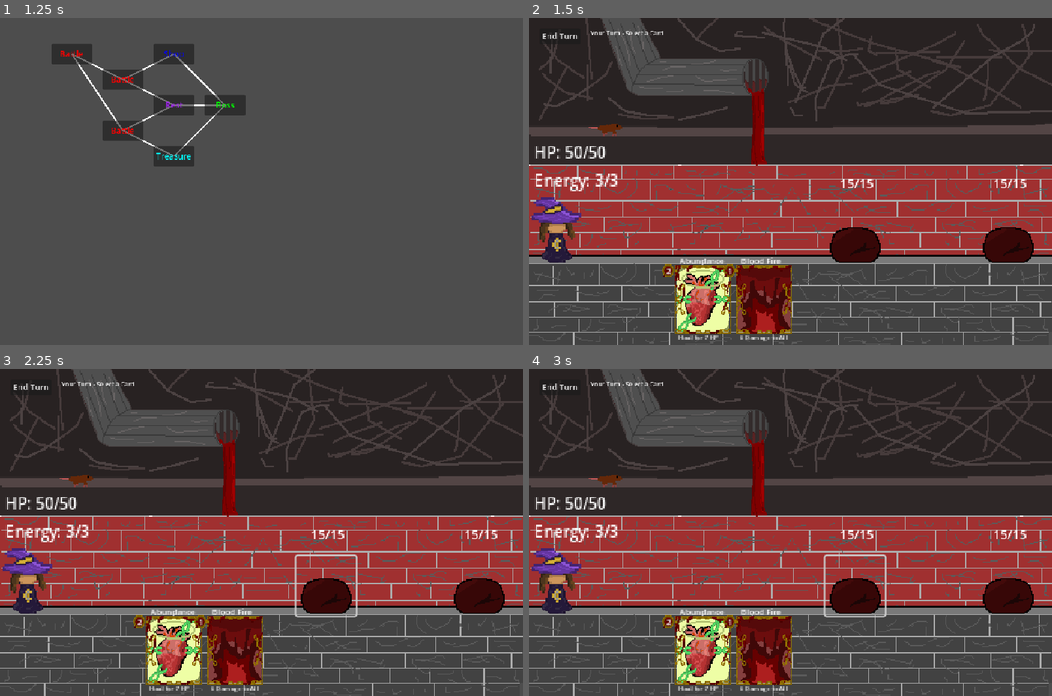
Above: before the commit, frames 1-4 (two rows, left to right).
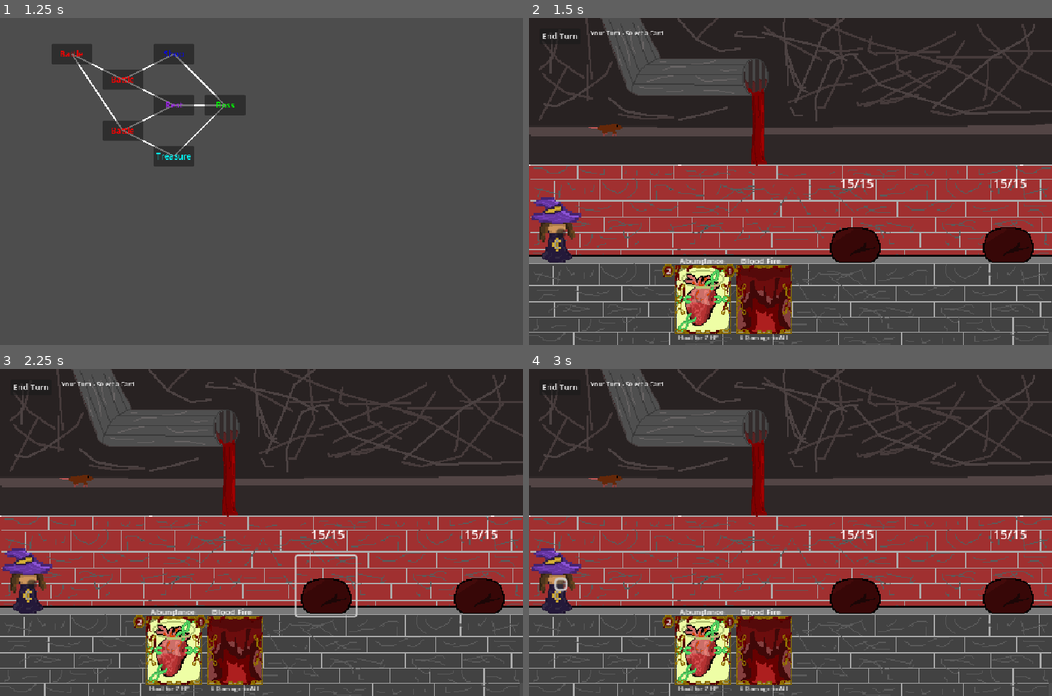
Above: after the commit, the same moments.

Repository: SirWadles/Untitled-Deck-Builder
Game: Godot game, scene res://scenes/main_menu.tscn
The game is run twice, just before and just after one commit, with the same random seed, the same clock (stepped at 60 frames per second) and the same inputs. Sound files missing from this copy of the repository are replaced by a short silence.
Inputs (mouse positions are in pixels of both pictures, inside the frame that each line leads up to):
- Up to frame 1 (1.25 s): click "Start" at 0.5 s
- Up to frame 2 (1.5 s): click "Battle" at 1.25 s
- Up to frame 3 (2.25 s): click (324, 584) at 2.02 s
- Up to frame 4 (3 s): click (560, 584) at 2.77 s

Frame 1 is identical in both runs. In frame 2, 0.6% of the frame differs, in the area x 1-18%, y 39-68%; in frame 3, 0.6%; in frame 4, 1.0%, in the area x 1-69%, y 39-76%.
Error after the commit: Trying to assign value of type 'enemy_database.gd' to a variable of type 'player_database.gd'. (res://scripts/player.gd:15)

Commit message:
Map (WIP5)
Player data is being worked on still to be global

Diff:
--- a/scenes/battle/player.tscn
+++ b/scenes/battle/player.tscn
@@ -22,3 +22,7 @@
 offset_right = 20.0
 offset_bottom = -30.0
 theme_override_font_sizes/font_size = 14
+
+[node name="TargetButton" type="Button" parent="."]
+offset_right = 8.0
+offset_bottom = 8.0
--- a/scripts/battle_system.gd
+++ b/scripts/battle_system.gd
@@ -172,12 +172,27 @@
 			all_defeated = false
 			break
 	if all_defeated:
+		var player_data = get_node("/root/PlayerDatabase")
+		player_data.add_gold(25)
 		music_player.stop()
 		win_label.visible = true
 		win_song.play()
 		print("Win")
 		await  get_tree().create_timer(5.0).timeout
 		get_tree().call_deferred("change_scene_to_file", "res://scenes/map.tscn")
+	else:
+		var player_data = get_node("/root/PlayerDatabase")
+		if player_data.current_health <= 0:
+			music_player.stop()
+			lose_label.visible = true
+			lose_song.play()
+			await get_tree().create_timer(10.0).timeout
+			game_over()
+
+func game_over():
+	var player_data = get_node("/root/PlayerDatabase")
+	player_data.reset_to_default()
+	get_tree().call_deferred("change_scene_to_file", "res://scenes/main_menu.tscn")
 
 func end_turn():
 	if current_state == BattleState.PLAYER_TURN:
@@ -193,12 +208,7 @@
 			player.take_damage(enemy.damage)
 			print(enemy.enemy_name + "attack for " + str(enemy.damage))
 	await get_tree().create_timer(1.0).timeout
-	if player.current_health <= 0:
-		music_player.stop()
-		lose_label.visible = true
-		lose_song.play()
-	else:
-		start_player_turn()
+	start_player_turn()
 
 func play_area_attack(card: Card):
 	if card and player.can_play_card(card.card_data.cost):
--- a/scripts/map.gd
+++ b/scripts/map.gd
@@ -3,6 +3,7 @@
 
 @onready var map_nodes: Node2D = $MapNodes
 @onready var path_lines: Node2D = $PathLines
+@onready var ui: Control = $UI
 
 var current_node: MapNode = null
 var player_path: Array[String] = []
@@ -80,7 +81,22 @@
 
 func show_rest_screen():
 	print("Rest")
+	var player_data = get_node("/root/PlayerDatabase")
+	player_data.full_heal()
+	if ui and ui.has_method("show_rest_message"):
+		ui.show_rest_message("Rested and recovered all yout health!")
 	await  get_tree().create_timer(2.0).timeout
+	if get_tree() != null:
+		get_tree().call_deferred("change_scene_to_file", "res://scenes/main_menu.tscn")
+
+func show_rest_message(message: String):
+	var label = Label.new()
+	add_child(label)
+	label.text = message
+	label.position = Vector2(400, 300)
+	label.add_theme_font_size_override("font_size", 24)
+	await get_tree().create_timer(5.0).timeout
+	label.queue_free()
 
 func show_treasure_screen():
 	print("treasure")
--- a/scripts/player.gd
+++ b/scripts/player.gd
@@ -3,25 +3,44 @@
 
 @onready var health_label: Label = $HealthLabel
 @onready var energy_label: Label = $EnergyLabel
+@onready var target_button: Button = $TargetButton
 
-var max_health: int = 50
-var current_health: int = 50
-var max_energy: int = 3
+signal player_clicked(player: Player)
+
+var player_data: PlayerData
 var current_energy: int = 3
+var battle_system: BattleSystem = null
 
 func _ready():
+	player_data = get_node("/root/EnemyDatabase")
+	health_label.position = Vector2(0, 500)
+	energy_label.position = Vector2(0, 600)
+	target_button.visible = false
+	target_button.pressed.connect(_on_target_button_pressed)
 	update_display()
 
+func set_battle_system(system: BattleSystem):
+	battle_system = system
+
+func set_targetable(targetable: bool):
+	target_button.visible = true
+	if targetable:
+		modulate = Color.YELLOW
+		if battle_system and battle_system.ui and battle_system.ui.has_method("update_status"):
+			battle_system.ui.update_status("Click on yourself to heal")
+	else:
+		modulate = Color.WHITE
+
+func _on_target_button_pressed():
+	if battle_system:
+		player_clicked.emit(self)
+
 func take_damage(damage: int):
-	current_health -= damage
-	if current_health < 0:
-		current_health = 0
+	player_data.take_damage(damage)
 	update_display()
 
 func heal(amount: int):
-	current_health += amount
-	if current_health > max_health:
-		current_health = max_health
+	player_data.heal(amount)
 	update_display()
 
 func can_play_card(cost: int) -> bool:
@@ -32,9 +51,13 @@
 	update_display()
 
 func start_turn():
-	current_energy = max_energy
+	current_energy = player_data.max_energy
 	update_display()
 
 func update_display():
-	health_label.text = "HP: " + str(current_health) + "/" + str(max_health)
-	energy_label.text = "Energy: " + str(current_energy) + "/" + str(max_energy)
+	health_label.text = "HP: " + str(player_data.current_health) + "/" + str(player_data.max_health)
+	energy_label.text = "Energy: " + str(player_data.current_energy) + "/" + str(player_data.max_energy)
+
+func full_heal():
+	player_data.current_health = player_data.max_health + 4
+	update_display()
--- a/scripts/player_database.gd
+++ b/scripts/player_database.gd
@@ -1 +1,47 @@
 extends Node
+class_name PlayerData
+
+var max_health: int = 50
+var current_health: int = 50
+var max_energy: int = 3
+var current_energy: int = 3
+var gold: int = 100
+
+var deck: Array[String] = ["attack", "attack", "blood_fire", "attack", "abundance"]
+var relics: Array[String] = []
+
+var battle_rewards: Array = []
+
+func _ready():
+	reset_to_default()
+
+func reset_to_default():
+	max_health = 50
+	current_health = max_health
+	max_energy = 3
+	gold = 100
+	deck = ["attack", "attack", "blood_fire", "attack", "abundance"]
+	relics = []
+	battle_rewards = []
+
+func take_damage(damage: int):
+	current_health -= damage
+	if current_health < 0:
+		current_health = 0
+
+func heal(amount: int):
+	current_health += amount
+	if current_health > 50:
+		current_health = 50
+
+func add_gold(amount: int):
+	gold += amount
+
+func add_card_to_deck(card_id: String):
+	deck.append(card_id)
+
+func add_relic(relic_id: String):
+	relics.append(relic_id)
+
+func get_health_percentage() -> float:
+	return float(current_health) / float(max_health)
